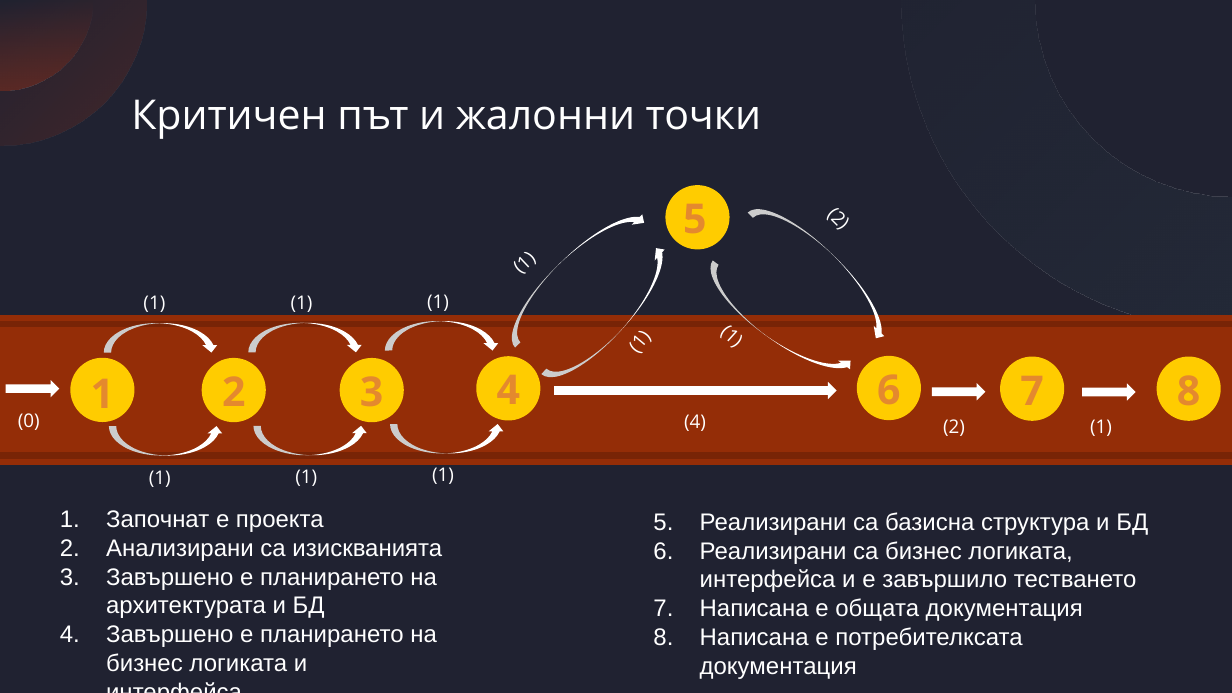
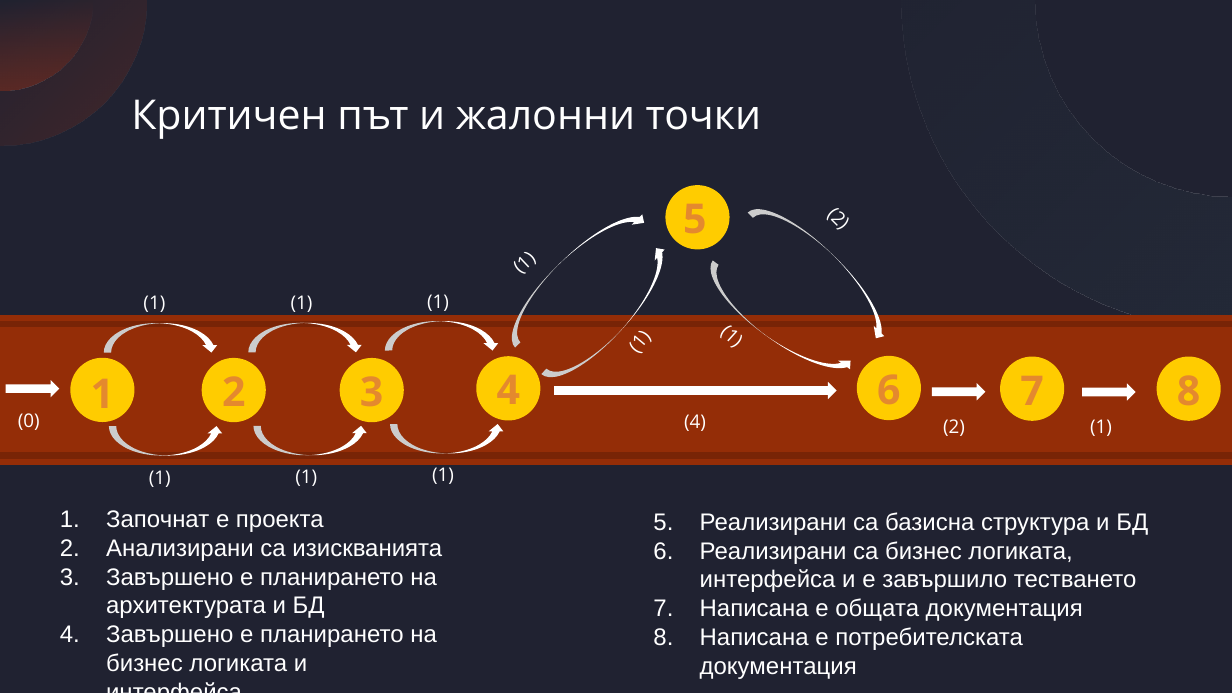
Before and after one commit to USP-2021-Films/Films2021, a slide deck: slide 18 of ФилмиПрезентация.pptx. Drawn at 1232x693 pixels with LibreOffice and Linux fonts; fonts in the diff are those of the drawing. Boxes give left, top, right and bottom in pixels: in the first picture for what was removed or moved away, otherwise in the second. Text is boxed around its words. In the diff, an @@ line names an element or a change of style, - is before the commit and + after.

```diff
--- a/ФилмиПрезентация.pptx
+++ b/ФилмиПрезентация.pptx
@@ text at (x1=700, y1=627, x2=1023, y2=679): text changed @@
-8. Написана е потребителксата документация
+8. Написана е потребителската документация
```
Also in this commit, not shown: 4 other slides changed, 1 slide added, 36 other files.
